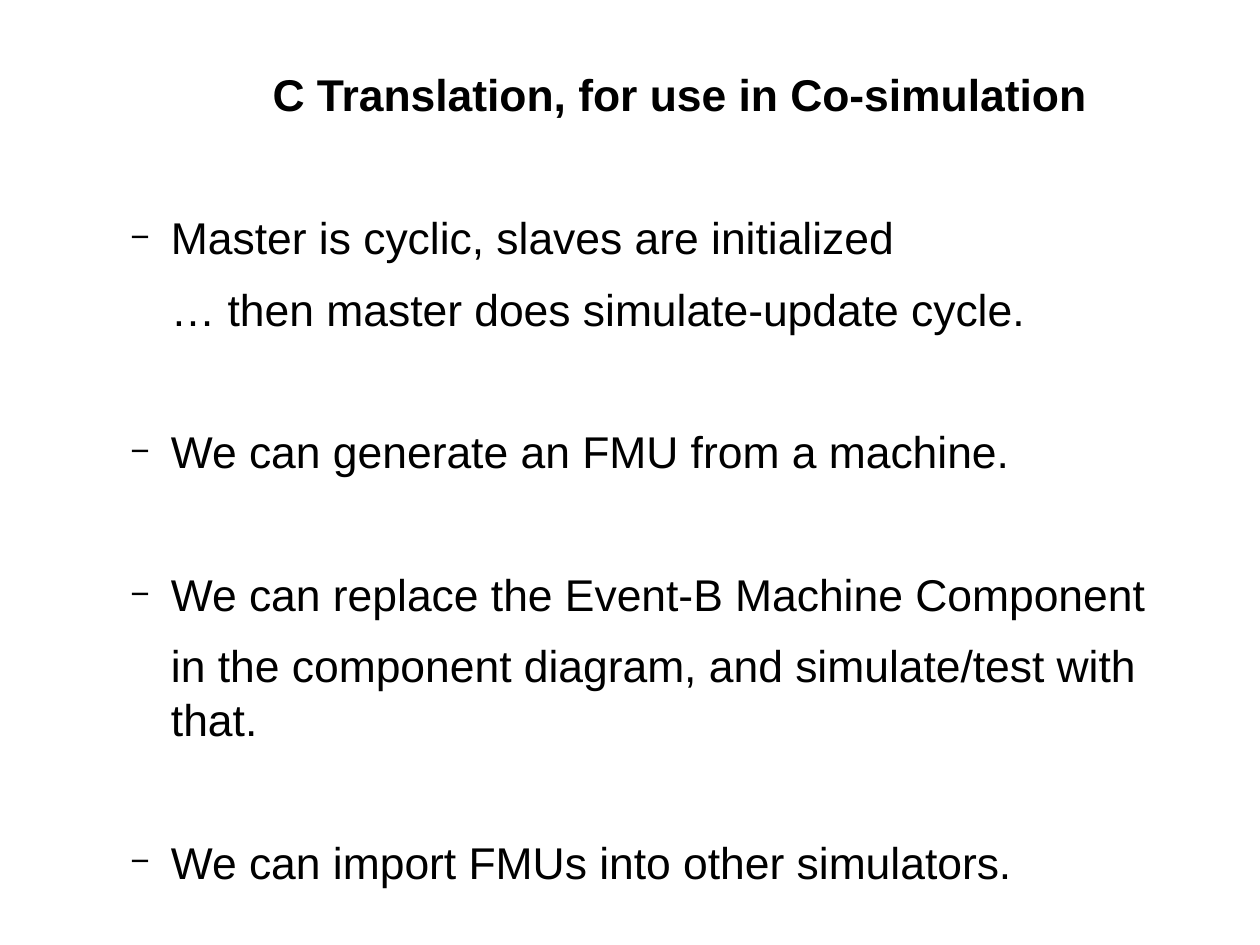
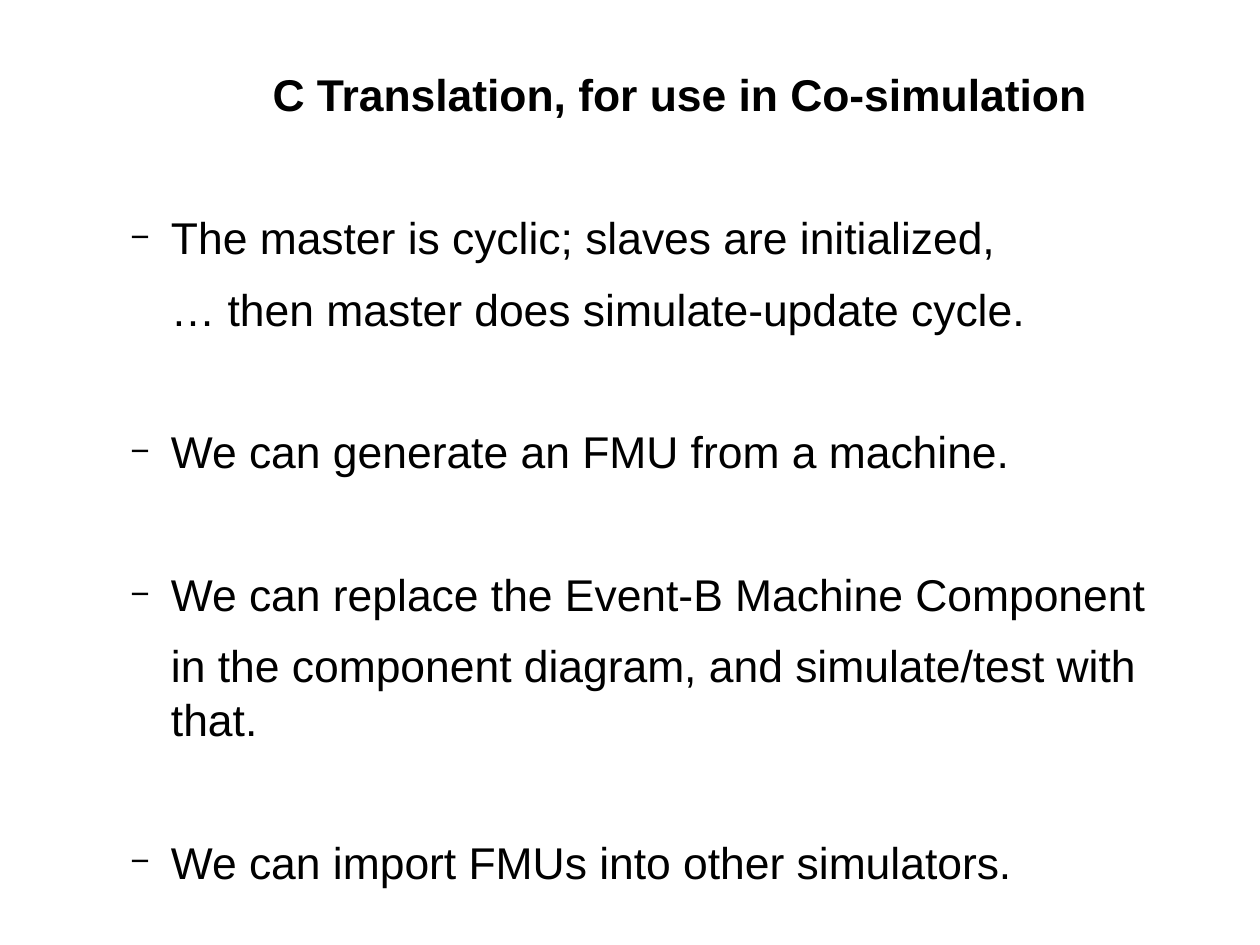
Before and after one commit to weetmuts/rodin-b-sharp-iUML_B_Utils, a slide deck: slide 9 of work/store/Writing/RUDW2014(accepted)/presentation/presentation.odp (slide 8 before the commit). Drawn at 1260x945 pixels with LibreOffice and Linux fonts; fonts in the diff are those of the drawing. Boxes give left, top, right and bottom in pixels: in the first picture for what was removed or moved away, otherwise in the second. Text is boxed around its words. In the diff, an @@ line names an element or a change of style, - is before the commit and + after.

```diff
--- a/work/store/Writing/RUDW2014(accepted)/presentation/presentation.odp
+++ b/work/store/Writing/RUDW2014(accepted)/presentation/presentation.odp
@@ text at (x1=171, y1=221, x2=995, y2=263): text changed @@
-  − Master is cyclic, slaves are initialized
+  − The master is cyclic; slaves are initialized,
```
Also in this commit, not shown: 3 other slides changed, 1 slide added, 5 other files.
